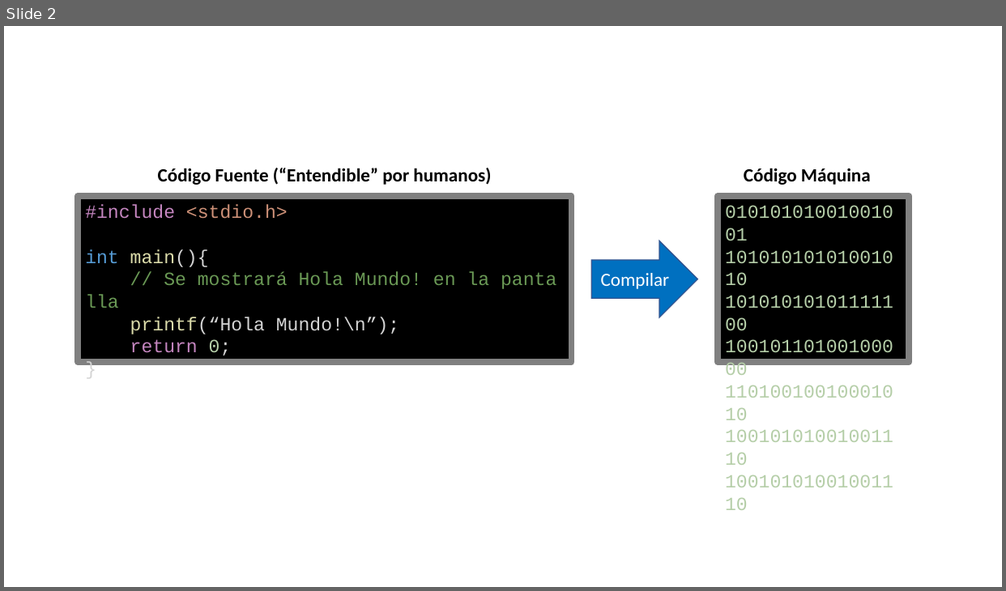
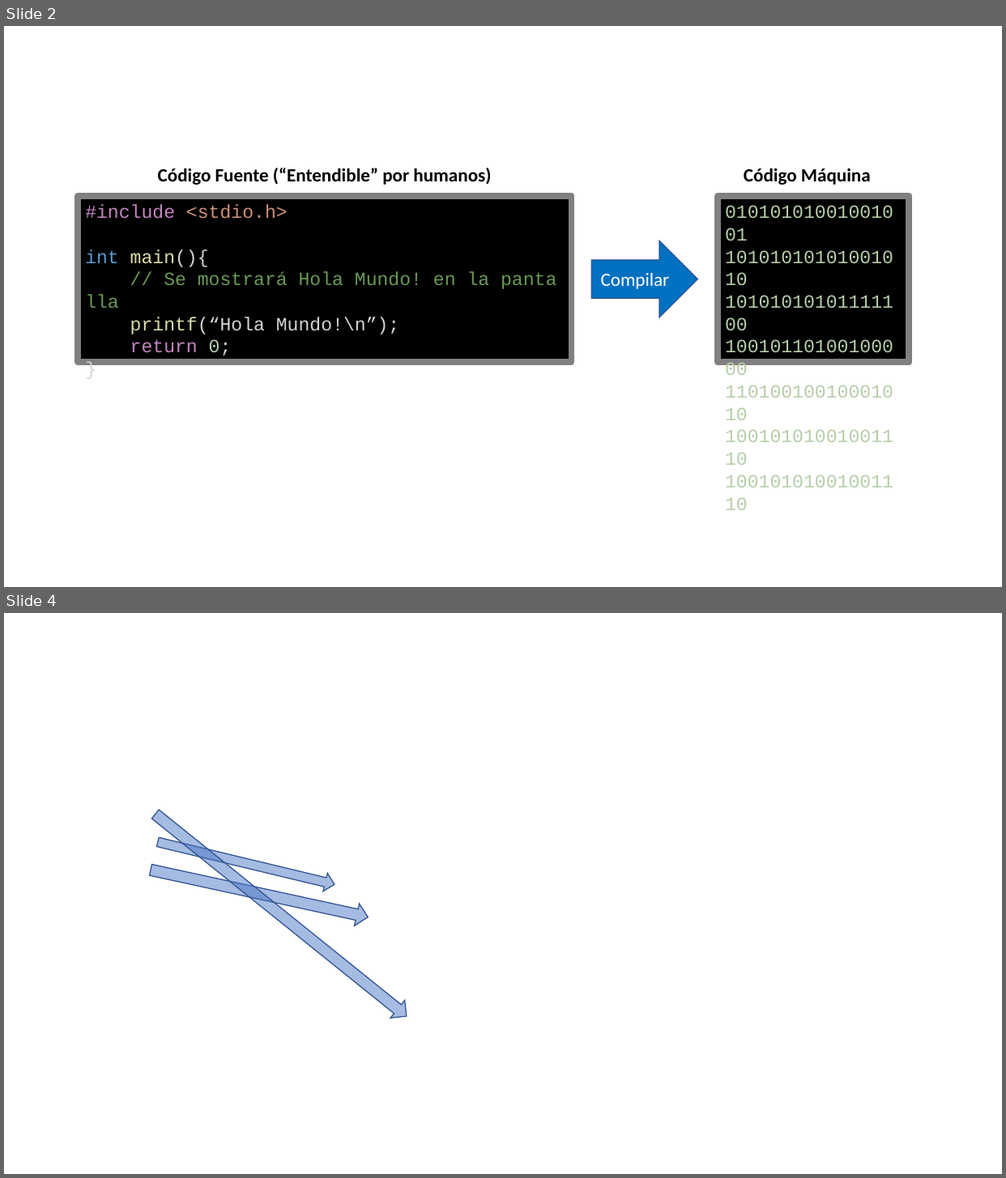
Before and after one commit to monicadefran/Ideando_la_ciudad_digital, a slide deck: docs/resources/imagenesTutorial.pptx. Shown one above the other, each under a label of ours: slide 2 before the commit, slides 2 and 4 after it; the slides between them are not shown. The pictures are 1006x591 and 1006x1178 pixels, drawn with LibreOffice and Linux fonts; fonts in the diff are those of the drawing; background and template pictures are left out. Boxes give left, top, right and bottom in pixels: in the first picture for what was removed or moved away, otherwise in the second. Text is boxed around its words. In the diff, an @@ line names an element or a change of style, - is before the commit and + after.

```diff
--- a/docs/resources/imagenesTutorial.pptx
+++ b/docs/resources/imagenesTutorial.pptx
@@ slide 4 added at (4,613,1002,1174), background picture (left out) @@
@@ right arrow added at (149,806,414,1025), fill #4472C4 at 48% opacity, outline #325491 1 pt @@
@@ right arrow added at (155,833,337,894), fill #4472C4 at 48% opacity, outline #325491 1 pt @@
@@ right arrow added at (149,859,371,928), fill #4472C4 at 48% opacity, outline #325491 1 pt @@
```
Also in this commit, not shown: 1 other slide added, 7 other files.
